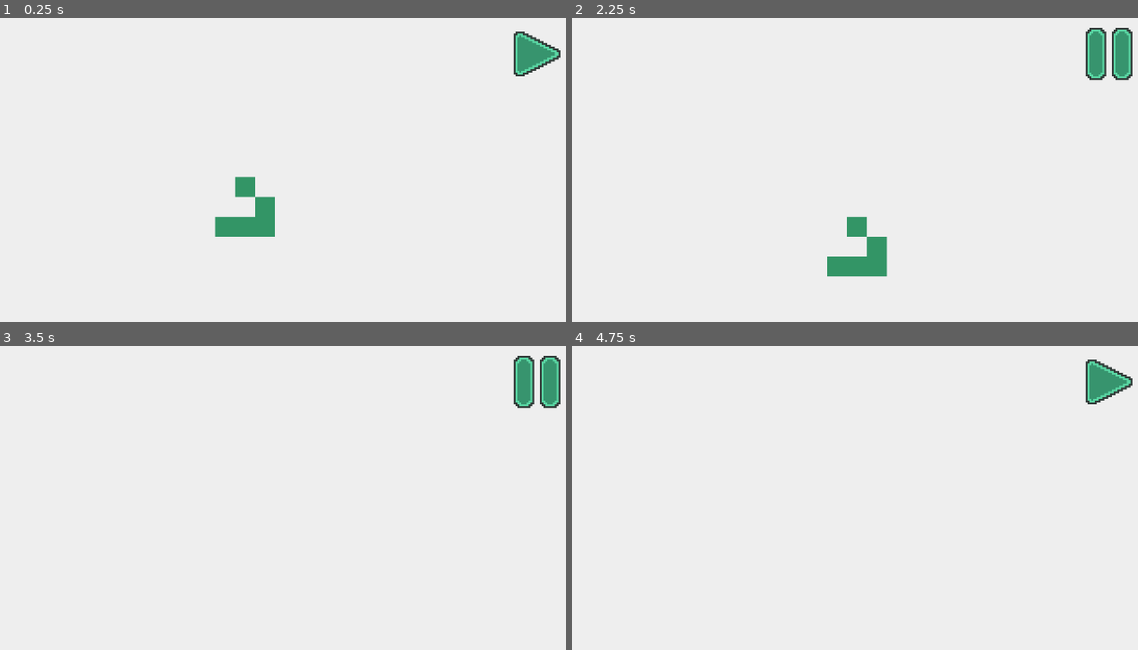
Above: before the commit, frames 1-4 (two rows, left to right).
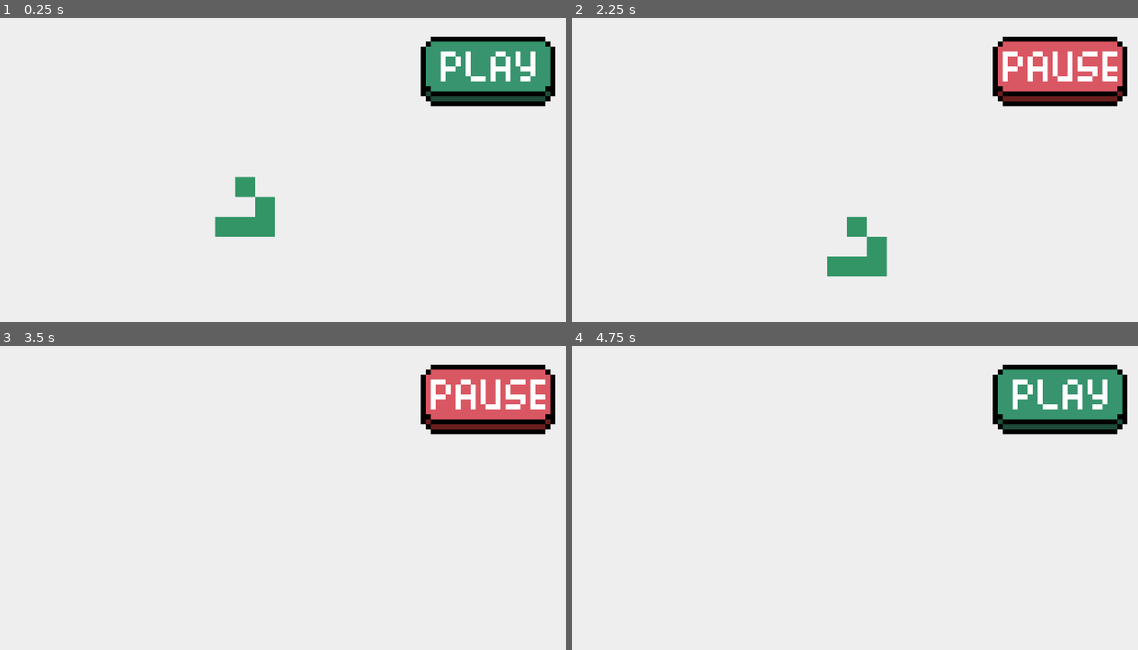
Above: after the commit, the same moments.

Repository: amaark/conways-game-of-life
Game: Godot game, scene res://scenes/main.tscn
Same seed, same stepped clock (60 frames per second), same inputs: the game is played once before the commit and once after it.
Inputs (mouse positions are in pixels of both pictures, inside the frame that each line leads up to; where the layout moved, square brackets give the same spot in the first picture):
- Up to frame 1 (0.25 s): no input
- Up to frame 2 (2.25 s): click (1058, 72) [1109, 54] at 0.5 s; click (1058, 72) [1109, 54] at 1.25 s; click (1058, 72) [1109, 54] at 2 s
- Up to frame 3 (3.5 s): move the mouse to (373, 528) at 2.77 s; hold S (camera_move_down) from 2.78 s (still down)
- Up to frame 4 (4.75 s): move the mouse to (645, 567) at 3.52 s; release S (camera_move_down) at 3.53 s; tap A (camera_move_left) at 3.6 s; tap Enter at 4.25 s; move the mouse to (860, 458) at 4.27 s; hold D (camera_move_right) from 4.28 s (still down)

The runs differ from the first frame. In frame 1, 4.6% of the frame differs, in the area x 74-100%, y 4-30%; in frame 2, 5.0%, in the area x 74-100%, y 3-30%; in frame 3, 5.0%; in frame 4, 4.6%.

Commit message:
Add nicer play/pause button and remove unneeded assets

Diff:
--- a/scenes/hud.tscn
+++ b/scenes/hud.tscn
@@ -1,8 +1,8 @@
 [gd_scene load_steps=4 format=3 uid="uid://c3tgrqapc58i2"]
 
 [ext_resource type="Script" uid="uid://ccfa013abxouy" path="res://scripts/hud.gd" id="1_5ysmq"]
-[ext_resource type="Texture2D" uid="uid://b6fcv1lwf5s34" path="res://assets/play_green.png" id="2_5ysmq"]
-[ext_resource type="Texture2D" uid="uid://dl7857uweb4lr" path="res://assets/pause_green.png" id="3_6fi6k"]
+[ext_resource type="Texture2D" uid="uid://dsu8q2433rdel" path="res://assets/play_button_normal.png" id="2_5ysmq"]
+[ext_resource type="Texture2D" uid="uid://dy8bxxauxkbtl" path="res://assets/play_button_pressed.png" id="3_6fi6k"]
 
 [node name="HUD" type="CanvasLayer"]
 script = ExtResource("1_5ysmq")
@@ -11,14 +11,14 @@
 anchors_preset = 1
 anchor_left = 1.0
 anchor_right = 1.0
-offset_left = -106.0
-offset_top = 10.0
-offset_right = -10.0
-offset_bottom = 106.0
+offset_left = -246.0
+offset_top = 30.0
+offset_right = -30.0
+offset_bottom = 142.0
 grow_horizontal = 0
-toggle_mode = true
 texture_normal = ExtResource("2_5ysmq")
 texture_pressed = ExtResource("3_6fi6k")
 stretch_mode = 0
 
+[connection signal="pressed" from="TextureButton" to="." method="_on_texture_button_pressed"]
 [connection signal="toggled" from="TextureButton" to="." method="_on_texture_button_toggled"]
--- a/scripts/hud.gd
+++ b/scripts/hud.gd
@@ -5,9 +5,21 @@
 
 @onready var texture_button: TextureButton = $TextureButton
 
+var paused := true
 
-func _on_texture_button_toggled(toggled_on: bool) -> void:
-	if toggled_on:
+var play_texture_normal = preload("res://assets/play_button_normal.png")
+var play_texture_pressed = preload("res://assets/play_button_pressed.png")
+var pause_texture_normal = preload("res://assets/pause_button_normal.png")
+var pause_texture_pressed = preload("res://assets/pause_button_pressed.png")
+
+func _on_texture_button_pressed() -> void:
+	if paused:
 		play.emit()
+		paused = false
+		texture_button.texture_normal = pause_texture_normal
+		texture_button.texture_pressed = pause_texture_pressed
 	else:
 		pause.emit()
+		paused = true
+		texture_button.texture_normal = play_texture_normal
+		texture_button.texture_pressed = play_texture_pressed
Binary file removed: assets/pause.png
Binary file added: assets/pause_button_normal.png
Not shown, changed: assets/pause_button_normal.png.import
Binary file added: assets/pause_button_pressed.png
Not shown, changed: assets/pause_button_pressed.png.import
Binary file removed: assets/pause_green.png
Binary file removed: assets/play.png
Binary file added: assets/play_button_normal.png
Not shown, changed: assets/play_button_normal.png.import
Binary file added: assets/play_button_pressed.png
Not shown, changed: assets/play_button_pressed.png.import
Binary file removed: assets/play_green.png
